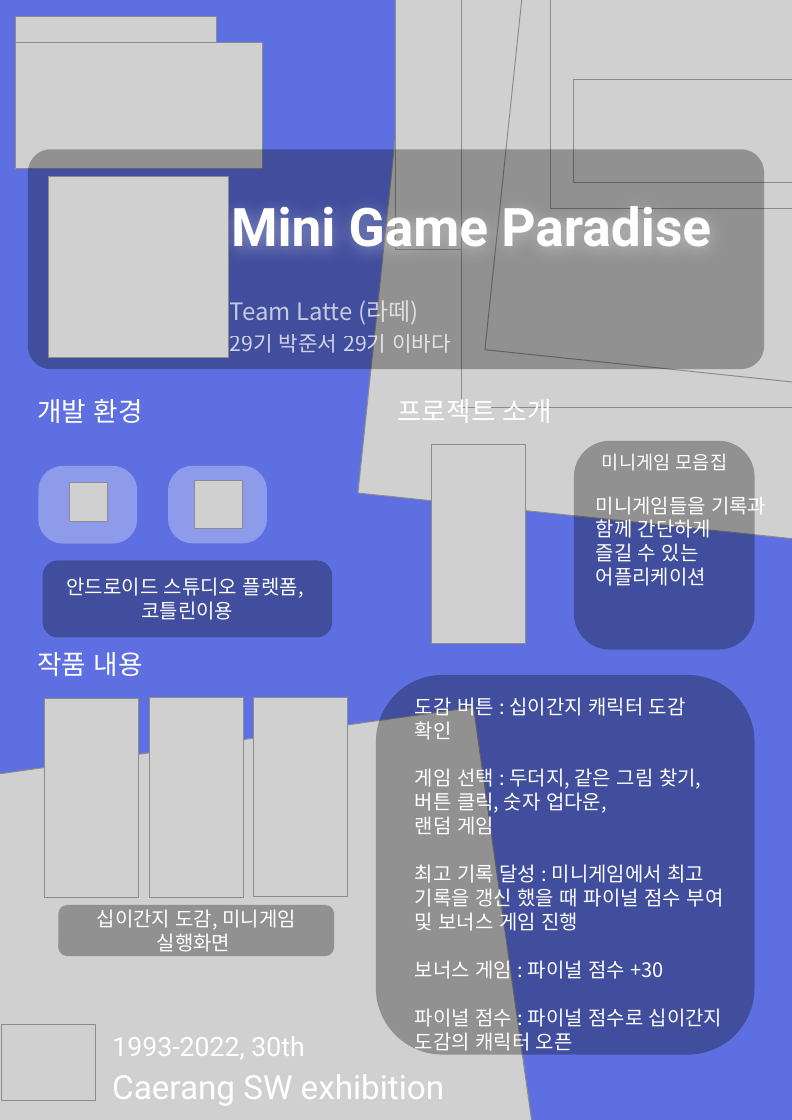
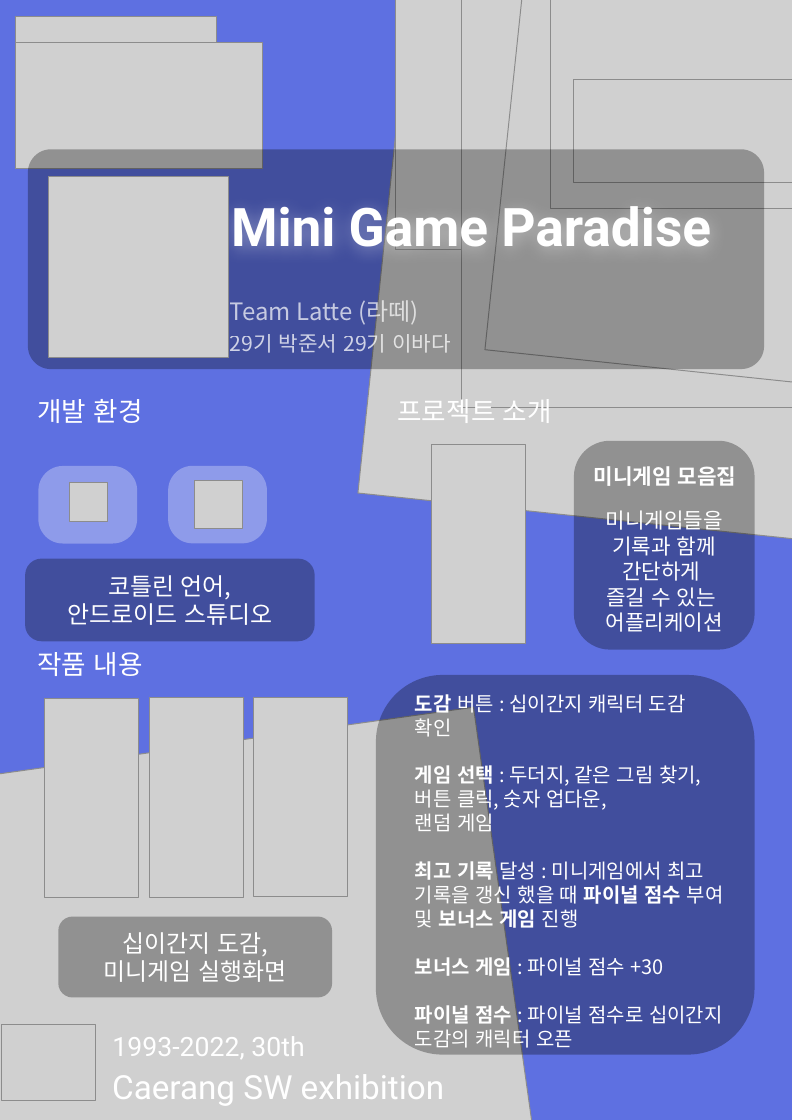
Before and after one commit to lbd0/2022_SoftwareExhibition, a slide deck: slide 1 of SW전시회 판넬_바다와아이1.pptx. Drawn at 792x1120 pixels with LibreOffice and Linux fonts; fonts in the diff are those of the drawing; grey boxes stand for pictures; background and template pictures are left out. Boxes give left, top, right and bottom in pixels: in the first picture for what was removed or moved away, otherwise in the second. Text is boxed around its words. In the diff, an @@ line names an element or a change of style, - is before the commit and + after.

```diff
--- a/SW전시회 판넬_바다와아이1.pptx
+++ b/SW전시회 판넬_바다와아이1.pptx
@@ text "미니게임 모음집": place and size @@
-text "미니게임 모음집" at [602, 453, 727, 471]
+text "미니게임 모음집" at [594, 466, 737, 486]
@@ text "미니게임 모음집" at [594, 466, 737, 486]: size 14 to 16 pt, bold on @@
@@ text "미니게임들을 기록과 함께 간단하게": place and size @@
-text "미니게임들을 기록과 함께 간단하게" at [596, 492, 766, 586]
+text "미니게임들을 기록과 함께 간단하게" at [606, 510, 723, 632]
@@ text "미니게임들을 기록과 함께 간단하게" at [606, 510, 723, 632]: size 15 to 16 pt; alignment left to centre @@
@@ rounded rectangle "코틀린 언어,": place and size @@
-rounded rectangle "코틀린 언어," at [42, 560, 331, 638]
+rounded rectangle "코틀린 언어," at [25, 558, 314, 641]
@@ text in rounded rectangle at [67, 575, 272, 625]: text changed; size 15 to 18 pt @@
-안드로이드 스튜디오 플렛폼, 코틀린이용
+코틀린 언어,
+안드로이드 스튜디오
@@ text at [415, 694, 724, 1052]: bold on in "도감", "게임 선택", "최고 기록 파이널 점수 보너스 게임", "보너스 게임" and 1 more places @@
@@ rounded rectangle "십이간지 도감,": place and size @@
-rounded rectangle "십이간지 도감," at [58, 905, 334, 956]
+rounded rectangle "십이간지 도감," at [58, 916, 332, 998]
@@ text in rounded rectangle at [104, 932, 287, 982]: text changed; size 15 to 18 pt @@
-십이간지 도감, 미니게임 실행화면
+십이간지 도감,
+미니게임 실행화면
```
Also in this commit, not shown: 1 other file.
